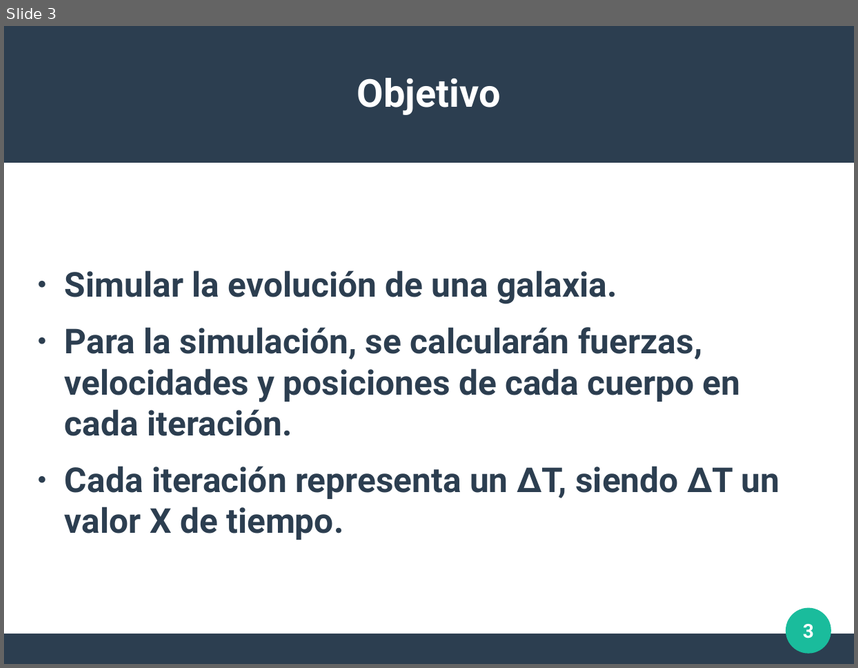
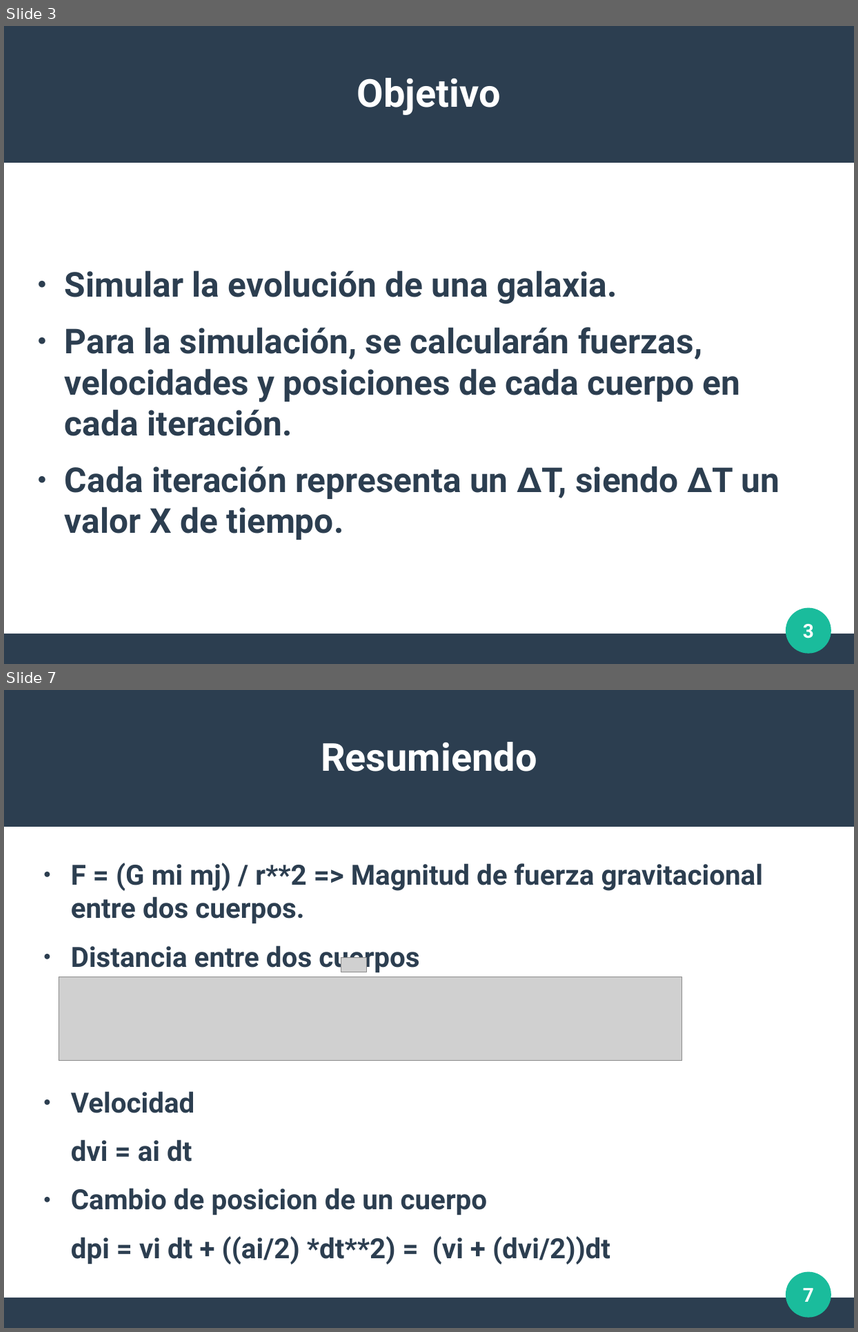
Before and after one commit to javier-a-agustin/tp-final-Introduccion-a-la-Concurrencia-2020, a slide deck: presentacion.odp. Shown one above the other, each under a label of ours: slide 3 before the commit, slides 3 and 7 after it; the slides between them are not shown. The pictures are 858x668 and 858x1332 pixels, drawn with LibreOffice and Linux fonts; fonts in the diff are those of the drawing; grey boxes stand for pictures; background and template pictures are left out. Boxes give left, top, right and bottom in pixels: in the first picture for what was removed or moved away, otherwise in the second. Text is boxed around its words. In the diff, an @@ line names an element or a change of style, - is before the commit and + after.

```diff
--- a/presentacion.odp
+++ b/presentacion.odp
@@ slide 7 added at [4,690,854,1328], background #FFFFFF; not listed: 3 template elements that a slide beside it also shows @@
@@ title added at [321,742,537,771], 36 pt, text #FFFFFF, bold @@
+Resumiendo
@@ text added at [71,862,763,1264], 26 pt, text #2C3E50, bold @@
+● F = (G mi mj) / r**2 => Magnitud de fuerza gravitacional entre dos cuerpos.
+● Distancia entre dos cuerpos
+● Velocidad
+dvi = ai dt
+● Cambio de posicion de un cuerpo
+dpi = vi dt + ((ai/2) *dt**2) = (vi + (dvi/2))dt
@@ picture added at [341,958,366,972] @@
@@ picture added at [59,977,682,1061] @@
@@ page number added at [803,1288,814,1301], 18 pt, text #FFFFFF, bold @@
+7
```
Also in this commit, not shown: 2 slides changed, 4 other slides added, 3 other files.
